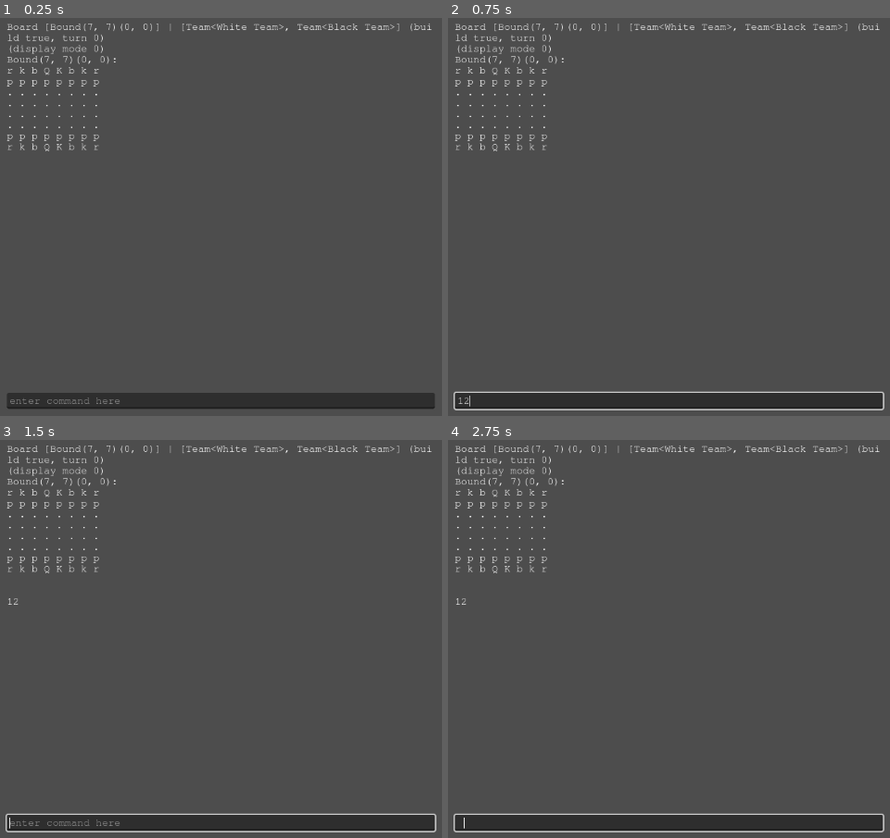
Above: before the commit, frames 1-4 (two rows, left to right).
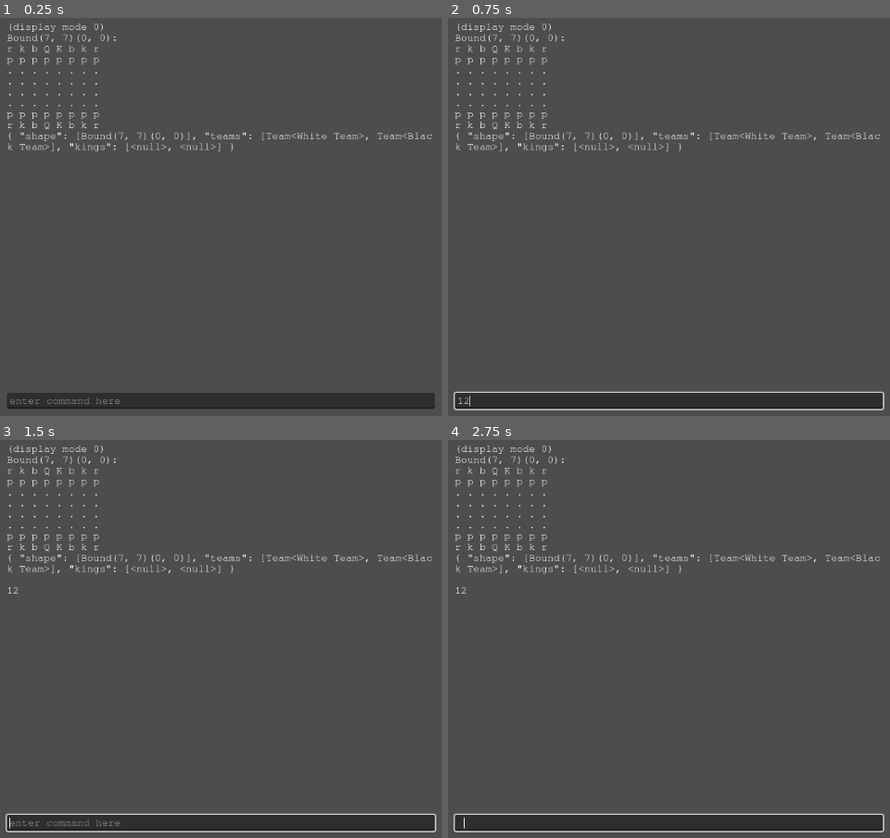
Above: after the commit, the same moments.

Repository: Roboticy3/Mess
Game: Godot game, scene res://default.tscn
Same seed, same stepped clock (60 frames per second), same inputs: the game is played once before the commit and once after it.
Inputs (mouse positions are in pixels of both pictures, inside the frame that each line leads up to):
- Up to frame 1 (0.25 s): no input
- Up to frame 2 (0.75 s): click (669, 400) at 0.52 s; type "12" at 0.6 s
- Up to frame 3 (1.5 s): tap Enter at 1.25 s
- Up to frame 4 (2.75 s): tap Space at 2 s

The runs differ from the first frame. In frame 1, 2.1% of the frame differs, in the area x 1-98%, y 1-34%; in frame 2, 2.1%; in frame 3, 2.1%, in the area x 1-98%, y 1-42%; in frame 4, 2.1%.

Commit message:
Added visual for extra state info

Diff:
--- a/Board Types/Board.gd
+++ b/Board Types/Board.gd
@@ -55,15 +55,11 @@
 #run when the board and all of the nodes in node_paths are loaded to fill the board with pieces. shapes, etc
 func fill_nodes():
 	var a := add_node.bind(get_teams(),get_shape())
-	print(a.get_bound_arguments())
-
 	for v in node_paths:
 		Accessor.get_children_recursive(get_node(v), a)
 	get_teams().sort_custom(team_sort)
 
 func _ready():
-
-
 	fill_nodes()
 	if build: b_options()
 	else: g_options()
@@ -379,6 +375,3 @@
 		return v
 
 	return null
-
-func _to_string() -> String:
-	return "Board " + str(get_shape()) + " | " + str(get_teams()) + " (build " + str(build) + ", turn " + str(get_turn()) + ")"
--- a/Board Types/Board2i.gd
+++ b/Board Types/Board2i.gd
@@ -10,7 +10,7 @@
 	if states.is_empty():
 		return "Board (empty)"
 
-	var result:String = super._to_string() + "\n"
+	var result:String = ""
 	var s = current_state
 
 	result += Accessor.shaped_2i_state_to_string(s, get_shape())
--- a/Board Types/Chess.gd
+++ b/Board Types/Chess.gd
@@ -1 +1,5 @@
 extends Board2i
+
+func _init():
+	super._init()
+	starting_state["kings"] = [null, null]
--- a/Scripts/Technical/Accessor.gd
+++ b/Scripts/Technical/Accessor.gd
@@ -27,6 +27,8 @@
 	if position_type != TYPE_VECTOR2I:
 		return "Not 2i"
 
+	var temp_state := state.duplicate()
+
 	var result := "(display mode " + str(display_mode) + ")\n"
 	for s in shape:
 		result += str(s) + ":\n"
@@ -40,8 +42,10 @@
 				var p = state.get(pos)
 				if p is Piece:
 					result += piece_single_char_display(state[pos], display_mode, display_key) + " "
+					temp_state.erase(pos)
 				elif p is Removed:
 					result += "~ "
+					temp_state.erase(pos)
 				else:
 					result += ". "
 
@@ -50,7 +54,7 @@
 			result += "\n"
 			i -= 1
 
-		result += "\n"
+		result += str(temp_state) + "\n"
 
 	return result
 
